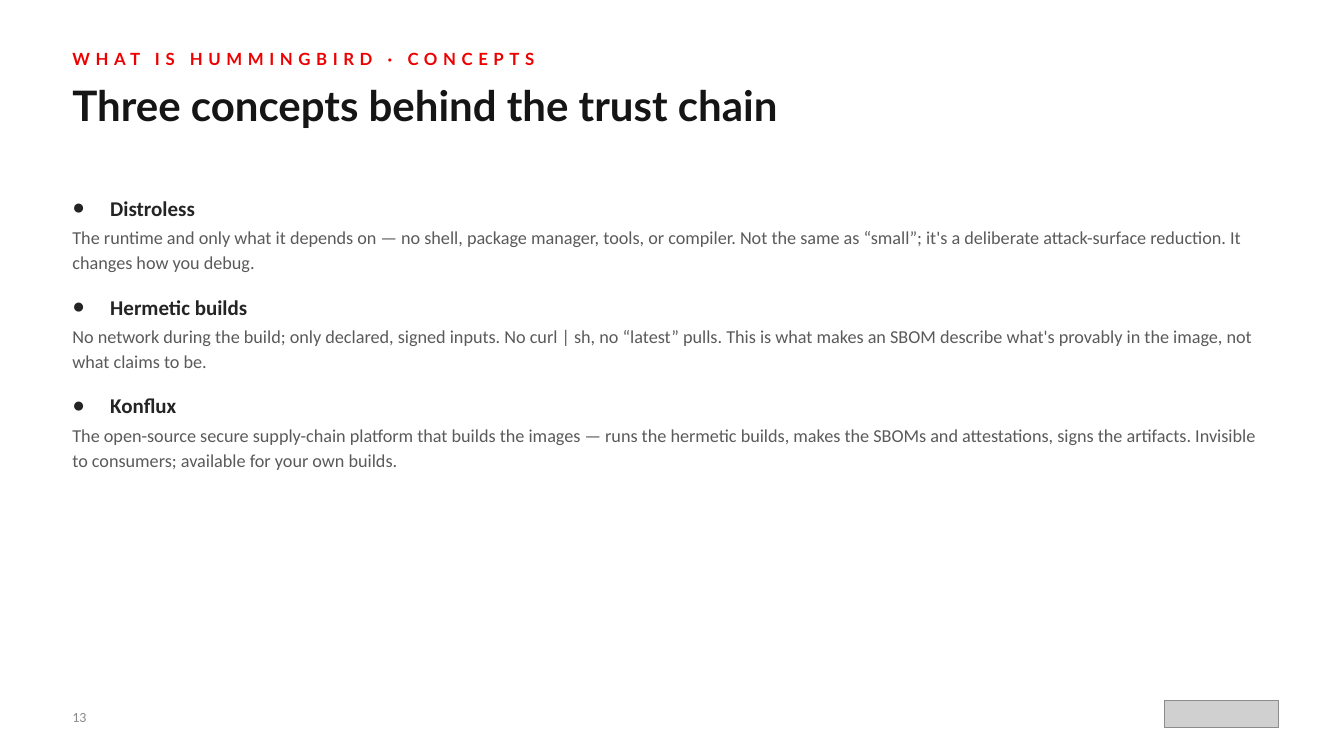
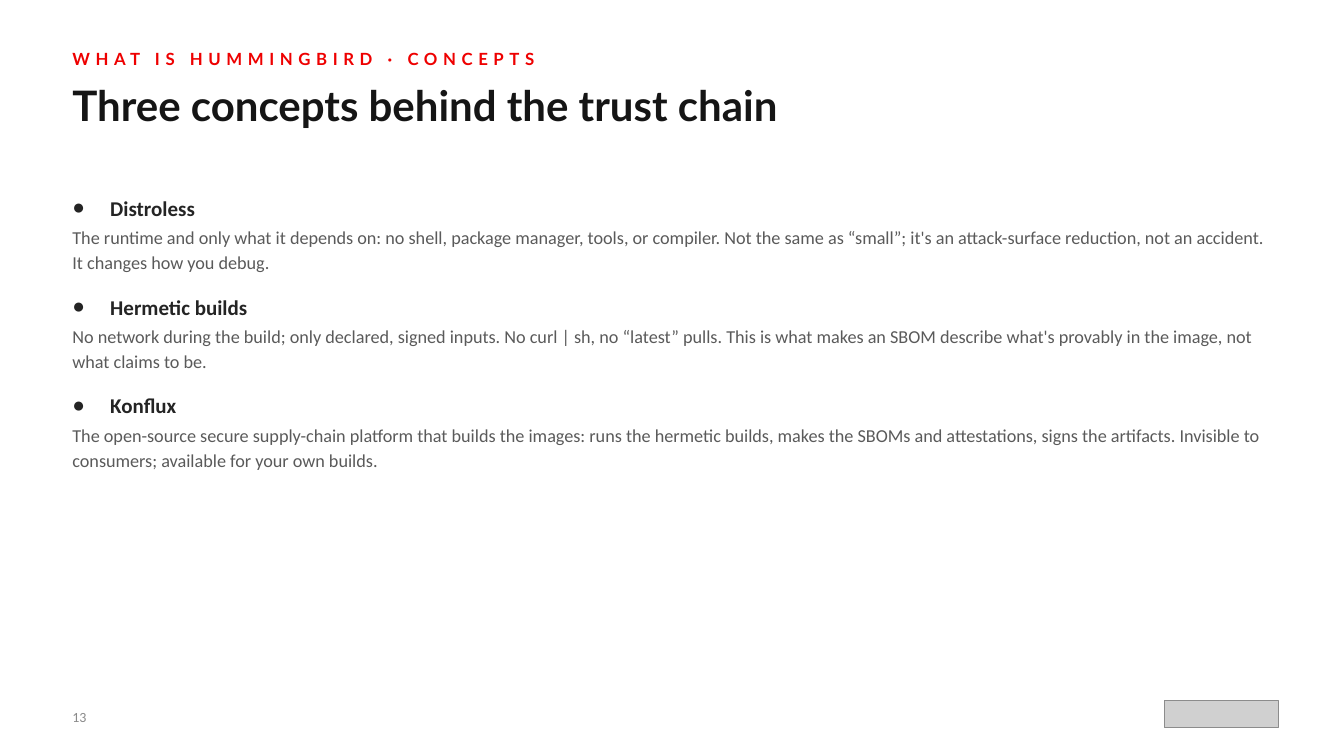
Before and after one commit to patterncatalyst/hummingbird-tutorial, a slide deck: slide 13 of presentations/hummingbird-overview.pptx. Drawn at 1344x756 pixels with LibreOffice and Linux fonts; fonts in the diff are those of the drawing; grey boxes stand for pictures. Boxes give left, top, right and bottom in pixels: in the first picture for what was removed or moved away, otherwise in the second. Text is boxed around its words. In the diff, an @@ line names an element or a change of style, - is before the commit and + after.

```diff
--- a/presentations/hummingbird-overview.pptx
+++ b/presentations/hummingbird-overview.pptx
@@ text at (72,231,1264,272): text changed @@
-  The runtime and only what it depends on — no shell, package manager, tools, or compiler. Not the same as “small”; it's a deliberate attack-surface reduction. It changes how you debug.
+  The runtime and only what it depends on: no shell, package manager, tools, or compiler. Not the same as “small”; it's an attack-surface reduction, not an accident. It changes how you debug.
@@ text at (72,429,1260,470): text changed @@
-  The open-source secure supply-chain platform that builds the images — runs the hermetic builds, makes the SBOMs and attestations, signs the artifacts. Invisible to consumers; available for your own builds.
+  The open-source secure supply-chain platform that builds the images: runs the hermetic builds, makes the SBOMs and attestations, signs the artifacts. Invisible to consumers; available for your own builds.
```
Also in this commit, not shown: 32 other slides changed, 4 other files.
